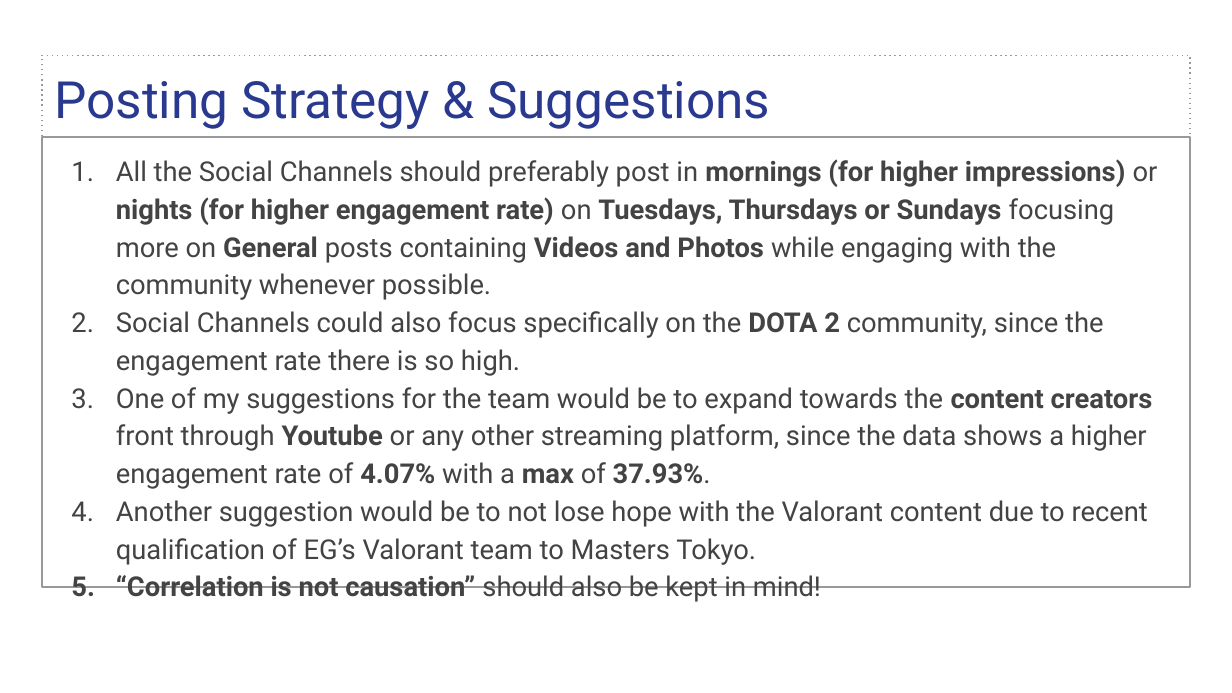
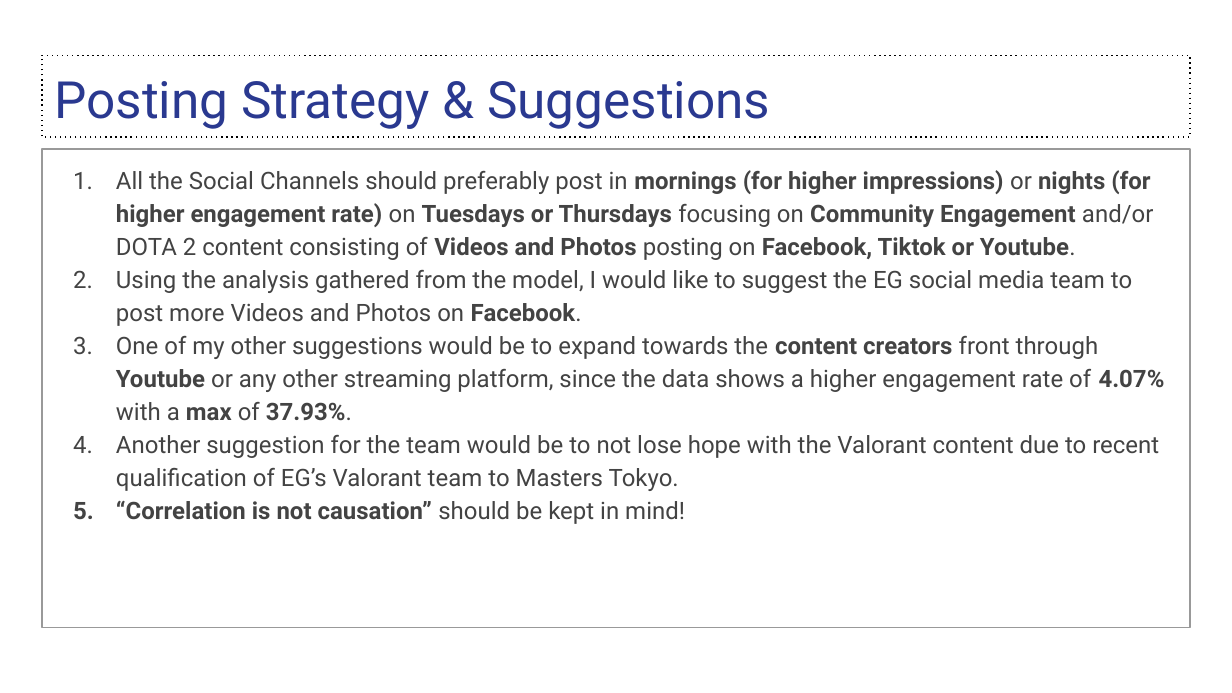
Before and after one commit to sidthakur08/EGxGeniusLeague, a slide deck: slide 13 of DA/EG Data Analysis Assessment .pptx (slide 11 before the commit). Drawn at 1232x693 pixels with LibreOffice and Linux fonts; fonts in the diff are those of the drawing. Boxes give left, top, right and bottom in pixels: in the first picture for what was removed or moved away, otherwise in the second. Text is boxed around its words. In the diff, an @@ line names an element or a change of style, - is before the commit and + after.

```diff
--- a/DA/EG Data Analysis Assessment .pptx
+++ b/DA/EG Data Analysis Assessment .pptx
@@ title "Posting Strategy & Suggestions" at bbox=[42, 55, 1190, 137]: outline #999999 0.75 pt dashed to #000000 0.75 pt dashed @@
@@ text "All the Social Channels should ...": place and size @@
-text "All the Social Channels should ..." at bbox=[42, 137, 1190, 586]
+text "All the Social Channels should ..." at bbox=[42, 149, 1190, 627]
@@ text at bbox=[116, 170, 1165, 524]: text changed; size 16 to 14 pt @@
-1. All the Social Channels should preferably post in mornings (for higher impressions) or nights (for higher engagement rate) on Tuesdays, Thursdays or Sundays focusing more on General posts containing Videos and Photos while engaging with the community whenever possible.
-2. Social Channels could also focus specifically on the DOTA 2 community, since the engagement rate there is so high.
-3. One of my suggestions for the team would be to expand towards the content creators front through Youtube or any other streaming platform, since the data shows a higher engagement rate of 4.07% with a max of 37.93%.
-4. Another suggestion would be to not lose hope with the Valorant content due to recent qualification of EG’s Valorant team to Masters Tokyo.
-5. “Correlation is not causation” should also be kept in mind!
+1. All the Social Channels should preferably post in mornings (for higher impressions) or nights (for higher engagement rate) on Tuesdays or Thursdays focusing on Community Engagement and/or DOTA 2 content consisting of Videos and Photos posting on Facebook, Tiktok or Youtube.
+2. Using the analysis gathered from the model, I would like to suggest the EG social media team to post more Videos and Photos on Facebook.
+3. One of my other suggestions would be to expand towards the content creators front through Youtube or any other streaming platform, since the data shows a higher engagement rate of 4.07% with a max of 37.93%.
+4. Another suggestion for the team would be to not lose hope with the Valorant content due to recent qualification of EG’s Valorant team to Masters Tokyo.
+5. “Correlation is not causation” should be kept in mind!
```
Also in this commit, not shown: 9 other slides changed, 2 slides added, 7 other files.
